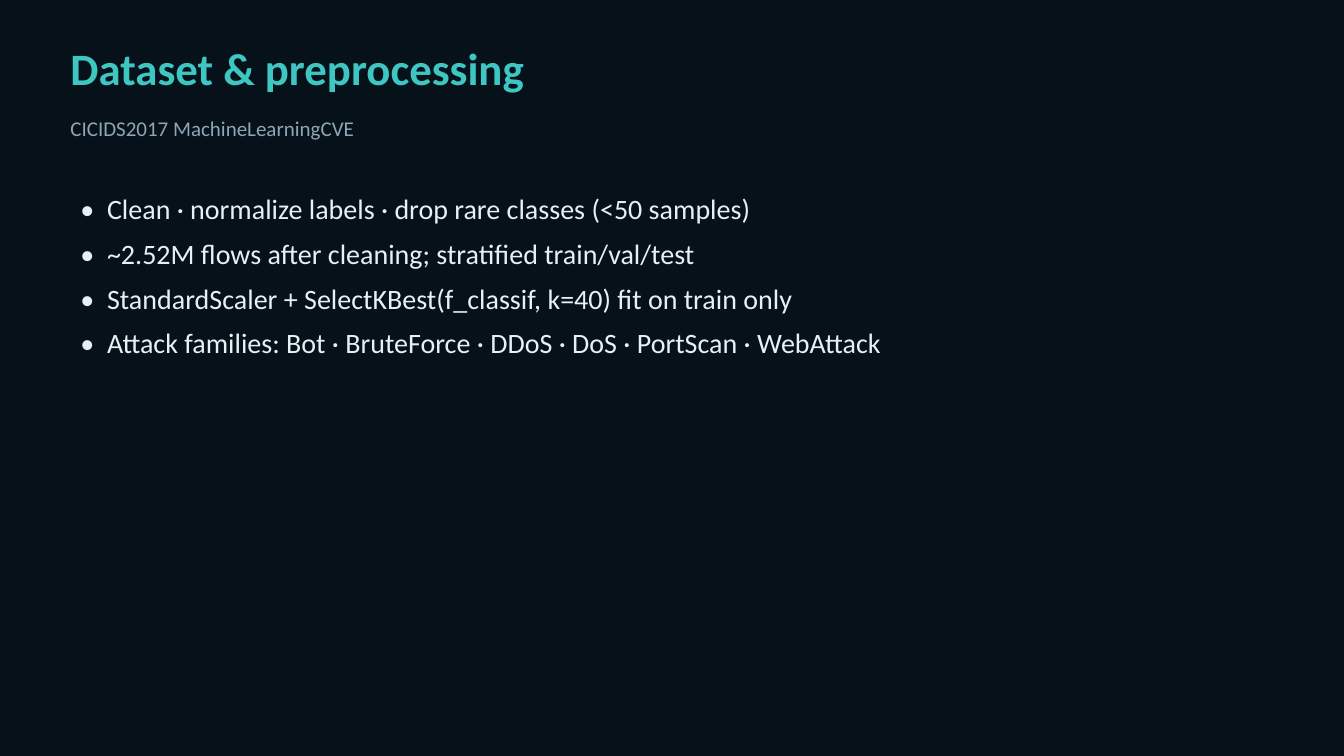
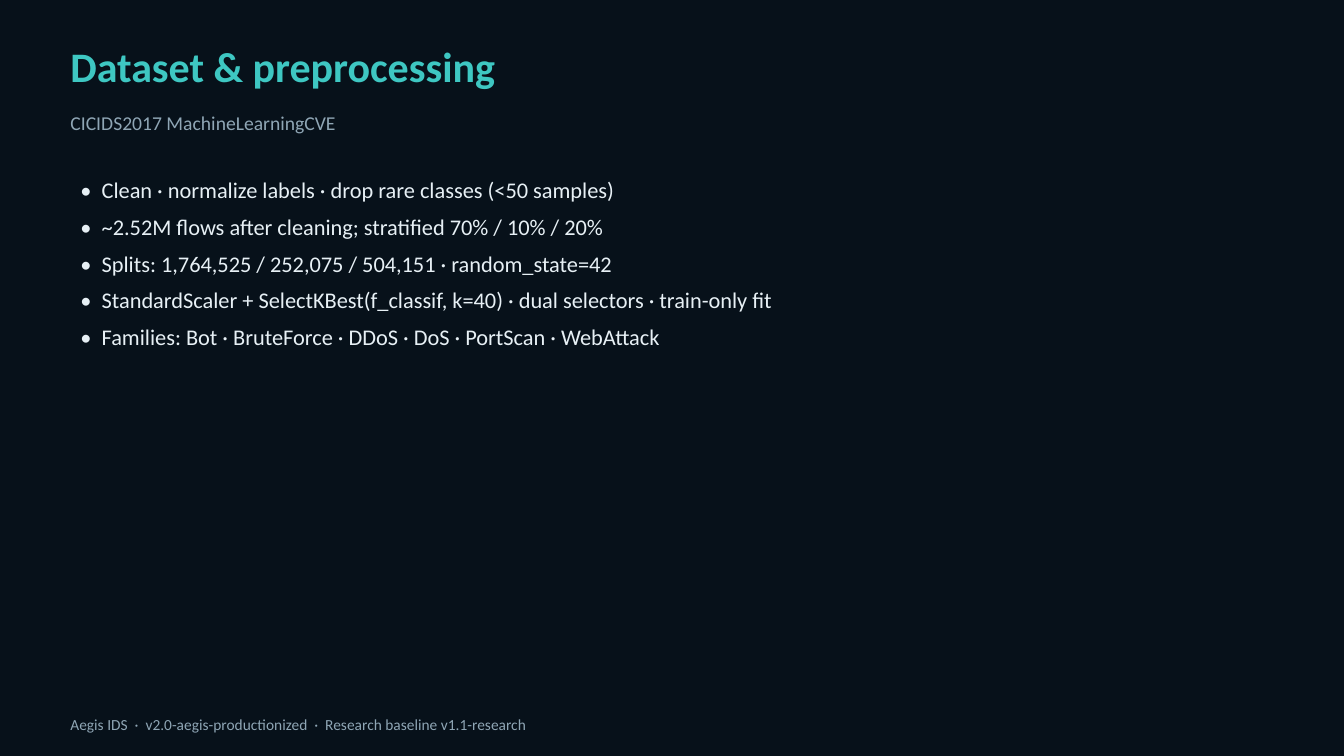
Before and after one commit to Dolendra/Intelligent-Machine-Learning-Based-Intrusion-Detection-and-Attack-Defense-Simulation-System, a slide deck: slide 7 of docs/Aegis_IDS_Viva_Presentation.pptx (slide 5 before the commit). Drawn at 1344x756 pixels with LibreOffice and Linux fonts; fonts in the diff are those of the drawing. Boxes give left, top, right and bottom in pixels: in the first picture for what was removed or moved away, otherwise in the second. Text is boxed around its words. In the diff, an @@ line names an element or a change of style, - is before the commit and + after.

```diff
--- a/docs/Aegis_IDS_Viva_Presentation.pptx
+++ b/docs/Aegis_IDS_Viva_Presentation.pptx
@@ text "Dataset & preprocessing" at (70,52,495,89): size 32 to 30 pt @@
@@ text "CICIDS2017 MachineLearningCVE" at (70,116,335,134): size 15 to 14 pt @@
@@ text "• Clean · normalize labels ...": place and size @@
-text "• Clean · normalize labels ..." at (107,198,881,354)
+text "• Clean · normalize labels ..." at (102,182,771,345)
@@ text at (102,182,614,202): size 20 to 16 pt in "• Clean · normalize labels · drop ..."; less space between paragraphs @@
@@ text at (102,219,771,345): text changed; size 20 to 16 pt @@
-• ~2.52M flows after cleaning; stratified train/val/test
-• StandardScaler + SelectKBest(f_classif, k=40) fit on train only
-• Attack families: Bot · BruteForce · DDoS · DoS · PortScan · WebAttack
+• ~2.52M flows after cleaning; stratified 70% / 10% / 20%
+• Splits: 1,764,525 / 252,075 / 504,151 · random_state=42
+• StandardScaler + SelectKBest(f_classif, k=40) · dual selectors · train-only fit
+• Families: Bot · BruteForce · DDoS · DoS · PortScan · WebAttack
@@ text added at (70,719,526,733), 11 pt, text #8FA6B5 @@
+Aegis IDS · v2.0-aegis-productionized · Research baseline v1.1-research
```
Also in this commit, not shown: 3 other slides changed, 14 slides added, 11 slides removed, 3 other files.
